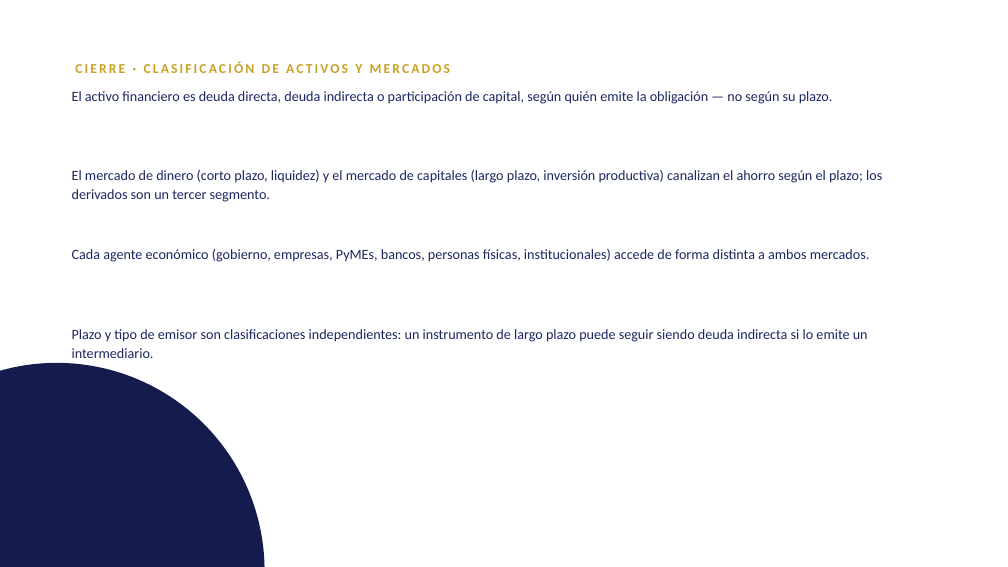
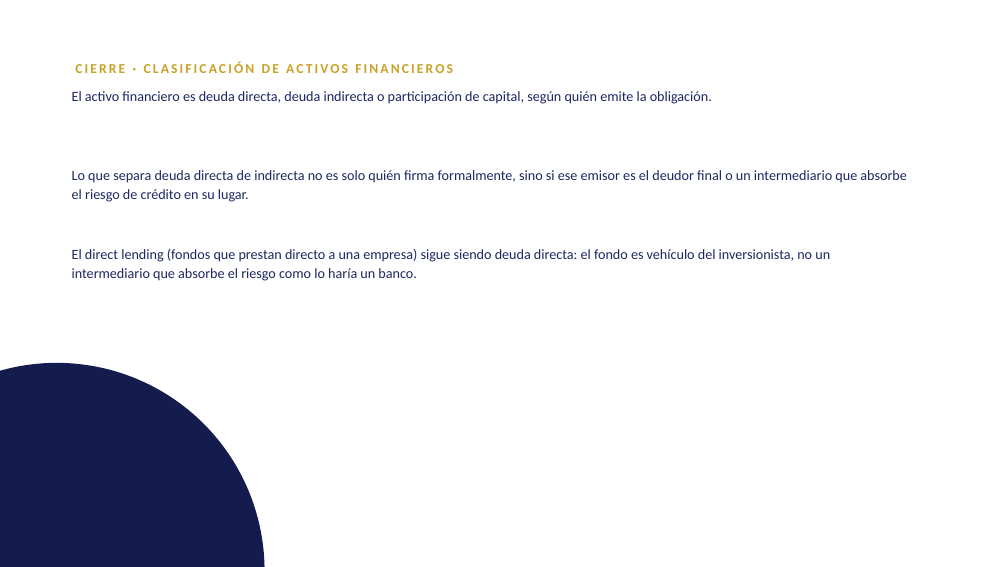
Before and after one commit to LoMarrujo/notes_mercados_dc, a slide deck: slide 6 of notas_unidades/unidad1/2_clasificacion_activos.pptx (slide 8 before the commit). Drawn at 1008x567 pixels with LibreOffice and Linux fonts; fonts in the diff are those of the drawing. Boxes give left, top, right and bottom in pixels: in the first picture for what was removed or moved away, otherwise in the second. Text is boxed around its words. In the diff, an @@ line names an element or a change of style, - is before the commit and + after.

```diff
--- a/notas_unidades/unidad1/2_clasificacion_activos.pptx
+++ b/notas_unidades/unidad1/2_clasificacion_activos.pptx
@@ text at (75, 61, 453, 73): text changed @@
-CIERRE · CLASIFICACIÓN DE ACTIVOS Y MERCADOS
+CIERRE · CLASIFICACIÓN DE ACTIVOS FINANCIEROS
@@ text at (72, 91, 712, 104): text changed @@
-El activo financiero es deuda directa, deuda indirecta o participación de capital, según quién emite la obligación — no según su plazo.
+El activo financiero es deuda directa, deuda indirecta o participación de capital, según quién emite la obligación.
@@ text at (72, 170, 906, 202): text changed @@
-El mercado de dinero (corto plazo, liquidez) y el mercado de capitales (largo plazo, inversión productiva) canalizan el ahorro según el plazo; los derivados son un tercer segmento.
+Lo que separa deuda directa de indirecta no es solo quién firma formalmente, sino si ese emisor es el deudor final o un intermediario que absorbe el riesgo de crédito en su lugar.
@@ text at (72, 249, 830, 281): text changed @@
-Cada agente económico (gobierno, empresas, PyMEs, bancos, personas físicas, institucionales) accede de forma distinta a ambos mercados.
+El direct lending (fondos que prestan directo a una empresa) sigue siendo deuda directa: el fondo es vehículo del inversionista, no un intermediario que absorbe el riesgo como lo haría un banco.
@@ text removed at (72, 329, 868, 358) @@
-Plazo y tipo de emisor son clasificaciones independientes: un instrumento de largo plazo puede seguir siendo deuda indirecta si lo emite un intermediario.
```
Also in this commit, not shown: 5 other slides changed, 2 slides removed, 3 other files.
